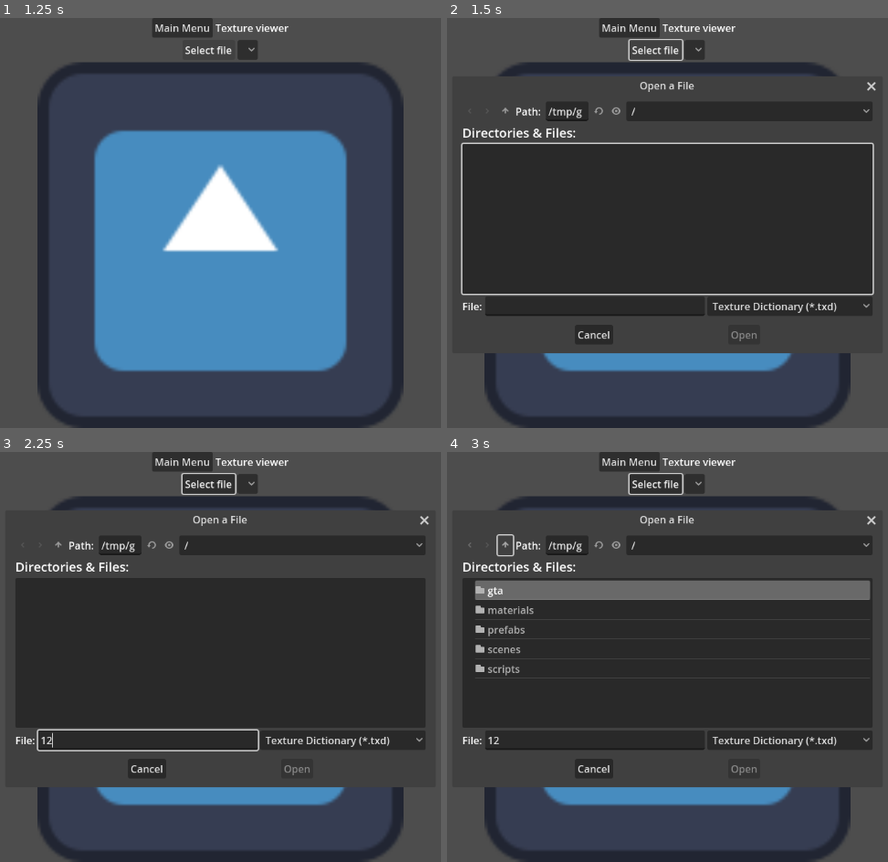
Above: before the commit, frames 1-4 (two rows, left to right).
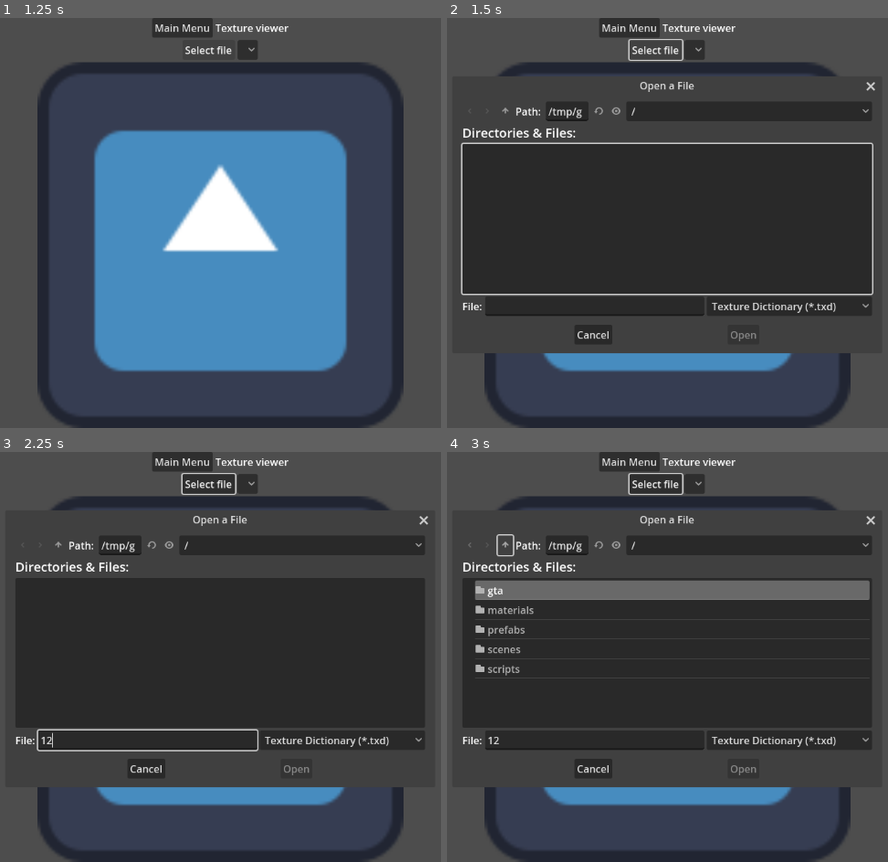
Above: after the commit, the same moments.

Repository: FOSS-Supremacy/OpenLiberty
Game: Godot game, scene res://startup.tscn
Same seed, same stepped clock (60 frames per second), same inputs: the game is played once before the commit and once after it. The engine's default icon, where the game draws it, is replaced by a stand-in: a white triangle on a blue panel in a dark square.
Inputs (mouse positions are in pixels of both pictures, inside the frame that each line leads up to):
- Up to frame 1 (1.25 s): click "Texture viewer" at 0.5 s
- Up to frame 2 (1.5 s): click "Select file" at 1.25 s
- Up to frame 3 (2.25 s): click (149, 739) at 2.02 s; type "12" at 2.1 s
- Up to frame 4 (3 s): click (504, 546) at 2.75 s

Frame 1 is identical in both runs. In frame 2, 0.6% of the frame differs, in the area x 29-98%, y 15-79%; in frame 3, 0.5%; in frame 4, 0.4%.
Error in both runs: Assertion failed: 0 (res://scripts/asset_loader.gd:10)

Commit message:
Set render distance

Diff:
--- a/scripts/map_builder.gd
+++ b/scripts/map_builder.gd
@@ -115,6 +115,7 @@
 		var geometry := glist.geometries[0] as RWGeometry
 
 		instance.mesh = geometry.mesh
+		instance.visibility_range_end = item.render_distance
 		instance.position = position
 		instance.scale = scale
 		instance.quaternion = rotation
